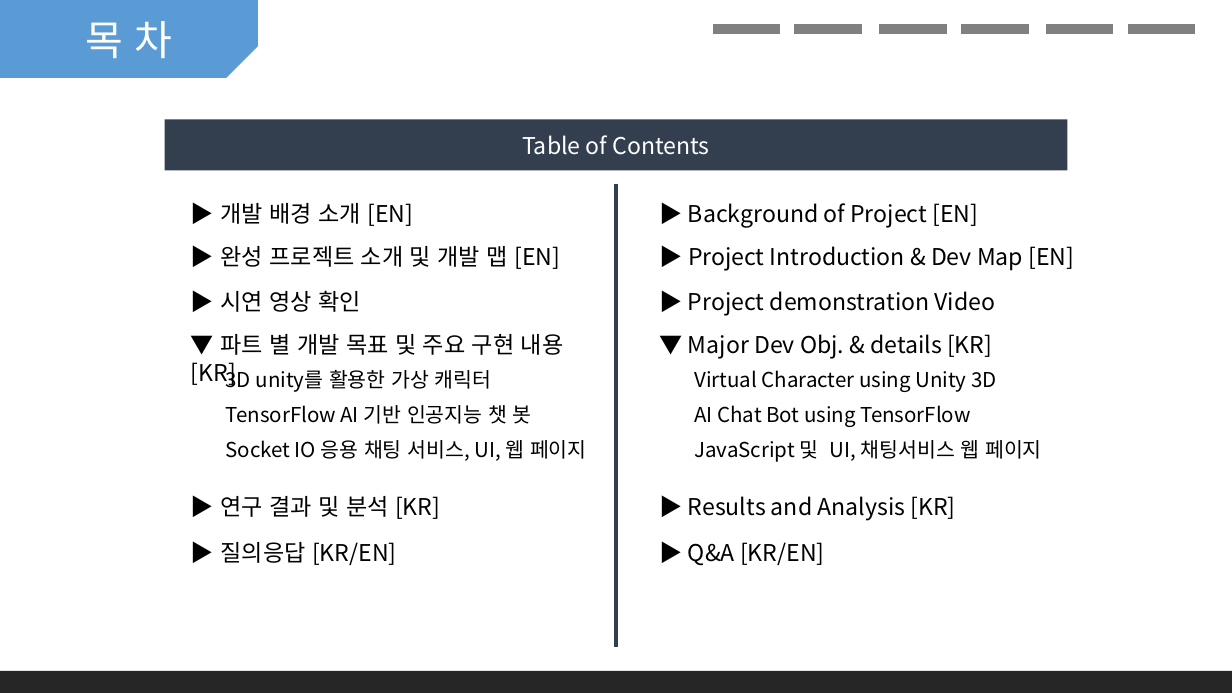
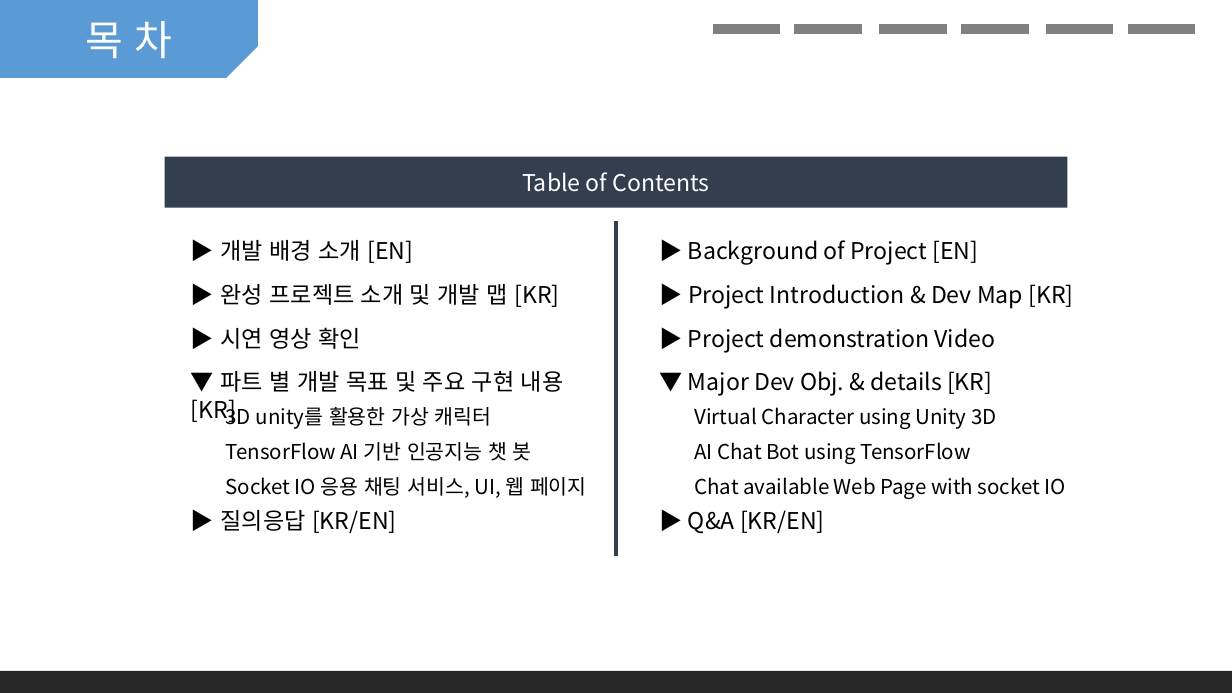
Before and after one commit to Aromdami/HybridAICharacter, a slide deck: slide 2 of 발표자료.pptx. Drawn at 1232x693 pixels with LibreOffice and Linux fonts; fonts in the diff are those of the drawing. Boxes give left, top, right and bottom in pixels: in the first picture for what was removed or moved away, otherwise in the second. Text is boxed around its words. In the diff, an @@ line names an element or a change of style, - is before the commit and + after.

Commit message:
PPT 업데이트
서론 내용 축약, 폰트 추가

```diff
--- a/발표자료.pptx
+++ b/발표자료.pptx
@@ line moved from (616, 184) - (616, 647) to (616, 221) - (616, 555) @@
@@ text at <box>221,284,559,307</box>: text changed @@
-▶ 완성 프로젝트 소개 및 개발 맵 [EN]
+▶ 완성 프로젝트 소개 및 개발 맵 [KR]
@@ text at <box>688,284,1073,308</box>: text changed @@
-▶ Project Introduction & Dev Map [EN]
+▶ Project Introduction & Dev Map [KR]
@@ 9 texts: place and size @@
-9 texts at <box>221,203,997,461</box>
+9 texts at <box>221,240,997,498</box>
@@ 2 texts, 1 rectangle: place and size @@
-2 texts, 1 rectangle at <box>165,119,1067,427</box>
+2 texts, 1 rectangle at <box>165,157,1067,464</box>
@@ text at <box>694,477,1066,499</box>: text changed @@
-JavaScript 및 UI, 채팅서비스 웹 페이지
+Chat available Web Page with socket IO
@@ text "▶ 질의응답 [KR/EN]": place and size @@
-text "▶ 질의응답 [KR/EN]" at <box>221,542,397,565</box>
+text "▶ 질의응답 [KR/EN]" at <box>221,510,397,533</box>
@@ text removed at <box>221,496,440,519</box> @@
-▶ 연구 결과 및 분석 [KR]
@@ text "▶ Q&A [KR/EN]": place and size @@
-text "▶ Q&A [KR/EN]" at <box>688,542,825,566</box>
+text "▶ Q&A [KR/EN]" at <box>688,510,825,534</box>
@@ text removed at <box>688,496,955,521</box> @@
-▶ Results and Analysis [KR]
```
Also in this commit, not shown: 2 other slides changed, 4 slides removed, 4 other files.
